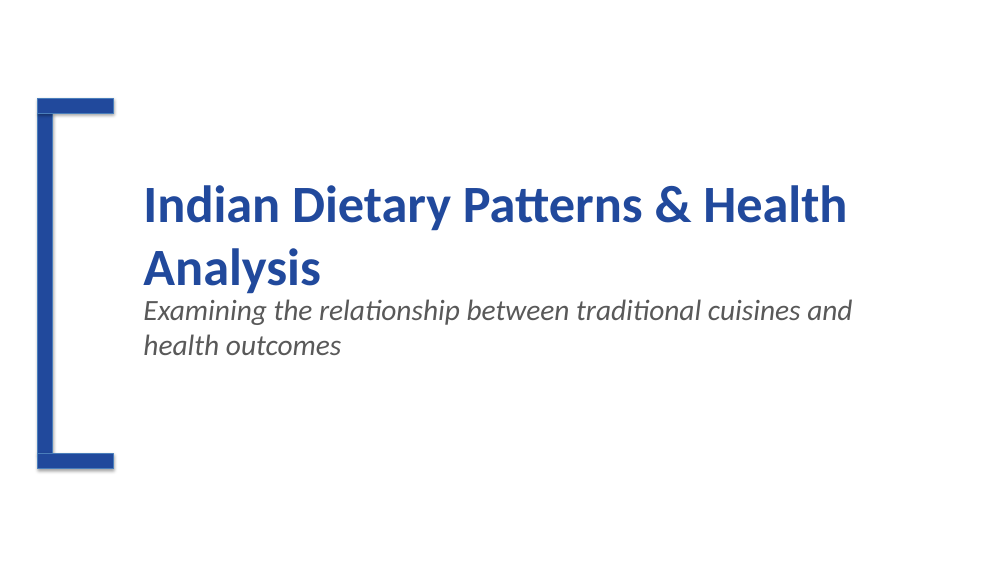
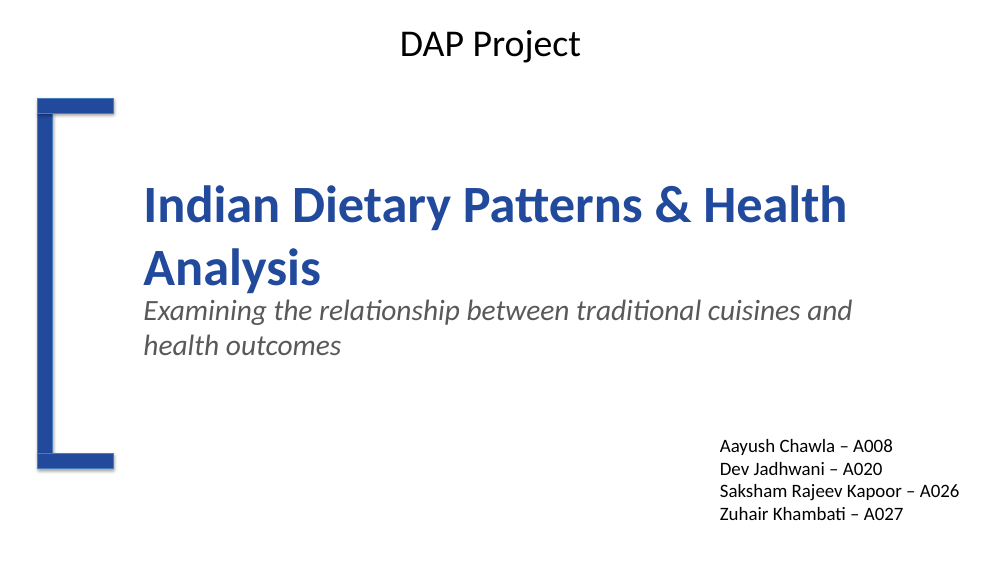
Before and after one commit to Aayush-Chawla/Dietary-Patterns-DAP, a slide deck: slide 1 of Indian_Dietary_Analysis_Modern.pptx. Drawn at 1008x567 pixels with LibreOffice and Linux fonts; fonts in the diff are those of the drawing. Boxes give left, top, right and bottom in pixels: in the first picture for what was removed or moved away, otherwise in the second. Text is boxed around its words. In the diff, an @@ line names an element or a change of style, - is before the commit and + after.

```diff
--- a/Indian_Dietary_Analysis_Modern.pptx
+++ b/Indian_Dietary_Analysis_Modern.pptx
@@ text added at bbox=[400, 30, 581, 63], 36 pt, text #000000 @@
+DAP Project
@@ text added at bbox=[720, 439, 960, 520], 18 pt, text #000000 @@
+Aayush Chawla – A008
+Dev Jadhwani – A020
+Saksham Rajeev Kapoor – A026
+Zuhair Khambati – A027
```
Also in this commit, not shown: 5 other slides changed.
